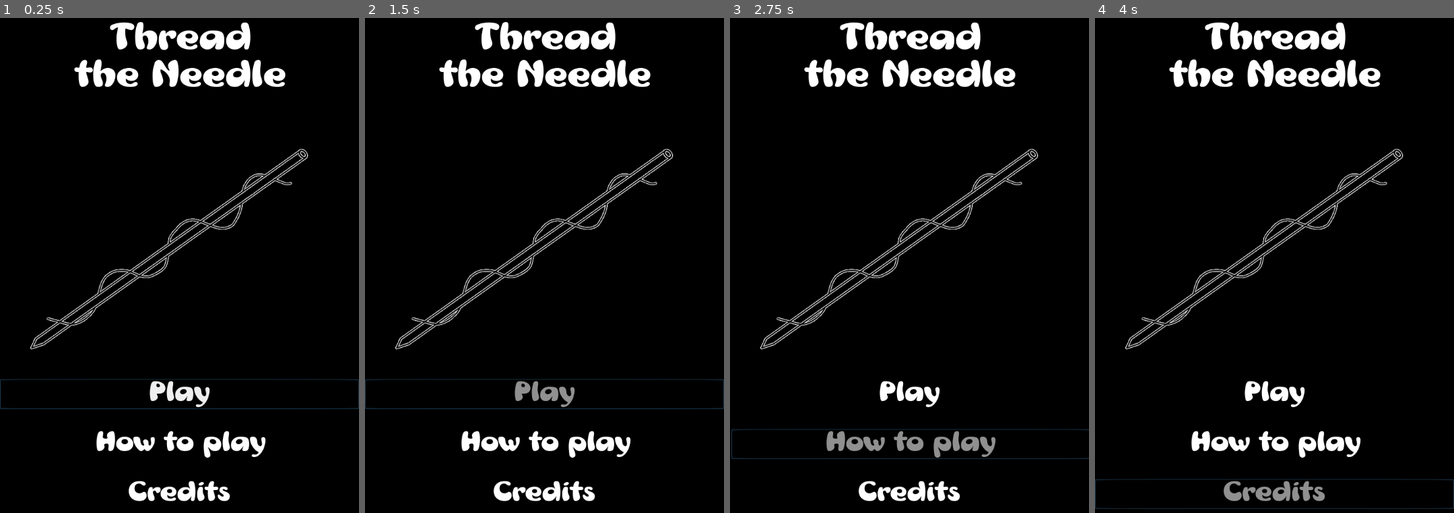
Above: before the commit, frames 1-4 (left to right).
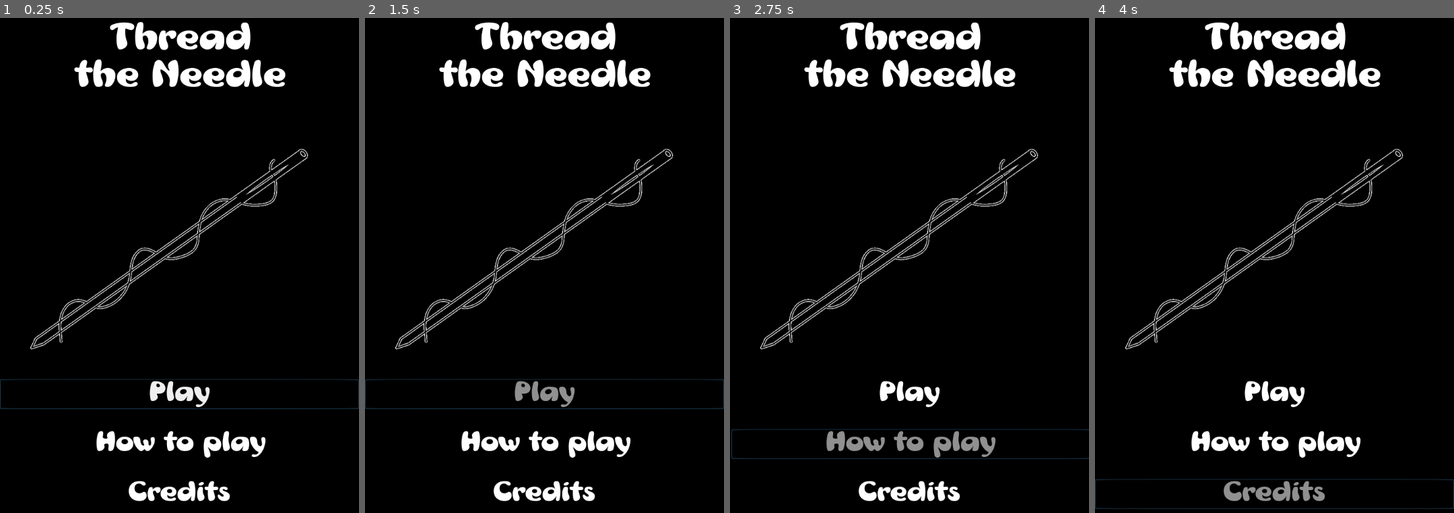
Above: after the commit, the same moments.

Repository: jhaydari72/DroptheBall1
Game: Godot game, scene res://Menu Screen/Menu Set Up .tscn
Same seed, same stepped clock (60 frames per second), same inputs: the game is played once before the commit and once after it.
Inputs:
- Up to frame 1 (0.25 s): no input
- Up to frame 2 (1.5 s): click "Play" at 0.5 s; click "Play" at 1.25 s
- Up to frame 3 (2.75 s): click "How to play" at 2 s
- Up to frame 4 (4 s): click "Credits" at 2.75 s; hold Right (ui_right) from 3.53 s (still down)

The runs differ from the first frame. In frame 1, 1.2% of the frame differs, in the area x 9-86%, y 26-67%; in frame 2, 1.2%; in frame 3, 1.2%; in frame 4, 1.2%.

Commit message:
hitbox added

Diff:
--- a/DroptheBall/BalloonPath.tscn
+++ b/DroptheBall/Balloon/BalloonPath.tscn
@@ -50,6 +50,8 @@
 animation = "idle"
 
 [node name="Area2D" type="Area2D" parent="PathFollow2D"]
+collision_layer = 2
+collision_mask = 2
 
 [node name="CollisionShape2D" type="CollisionShape2D" parent="PathFollow2D/Area2D"]
 position = Vector2( -33.926, 275.387 )
--- a/DroptheBall/Levels/Level1.tscn
+++ b/DroptheBall/Levels/Level1.tscn
@@ -4,7 +4,7 @@
 [ext_resource path="res://Pausemenu.tscn" type="PackedScene" id=2]
 [ext_resource path="res://Background and Walls/Black Box  (1).png" type="Texture" id=3]
 [ext_resource path="res://Player/Player.tscn" type="PackedScene" id=4]
-[ext_resource path="res://BalloonPath.tscn" type="PackedScene" id=5]
+[ext_resource path="res://Balloon/BalloonPath.tscn" type="PackedScene" id=5]
 [ext_resource path="res://Levels/Level1.gd" type="Script" id=6]
 [ext_resource path="res://.import/Background Music.wav-85c30afb3f3a1d713d43be8dc0cee7e1.sample" type="AudioStream" id=7]
 [ext_resource path="res://.import/Balloon_Pop.wav-d21e7a036e91c921d3136b3193d151e0.sample" type="AudioStream" id=8]
@@ -12,6 +12,7 @@
 [ext_resource path="res://Background and Walls/triangle3.png" type="Texture" id=10]
 [ext_resource path="res://Background and Walls/triangle2.png" type="Texture" id=11]
 [ext_resource path="res://Background and Walls/triangle (1).png" type="Texture" id=12]
+
 
 [sub_resource type="ConvexPolygonShape2D" id=1]
 points = PoolVector2Array( 64, 64, 0, 64, 0, 0, 64, 0 )
--- a/DroptheBall/Levels/Level2.tscn
+++ b/DroptheBall/Levels/Level2.tscn
@@ -3,7 +3,7 @@
 [ext_resource path="res://Background and Walls/Black Box  (1).png" type="Texture" id=1]
 [ext_resource path="res://Background and Walls/White Background.png" type="Texture" id=2]
 [ext_resource path="res://Player/Player.tscn" type="PackedScene" id=3]
-[ext_resource path="res://BalloonPath.tscn" type="PackedScene" id=4]
+[ext_resource path="res://Balloon/BalloonPath.tscn" type="PackedScene" id=4]
 [ext_resource path="res://Levels/Level2.gd" type="Script" id=5]
 [ext_resource path="res://Pausemenu.tscn" type="PackedScene" id=6]
 [ext_resource path="res://.import/Background Music.wav-85c30afb3f3a1d713d43be8dc0cee7e1.sample" type="AudioStream" id=7]
@@ -12,6 +12,7 @@
 [ext_resource path="res://Background and Walls/triangle3.png" type="Texture" id=10]
 [ext_resource path="res://Background and Walls/triangle2.png" type="Texture" id=11]
 [ext_resource path="res://Background and Walls/triangle (1).png" type="Texture" id=12]
+
 
 [sub_resource type="ConvexPolygonShape2D" id=1]
 points = PoolVector2Array( 64, 64, 0, 64, 0, 0, 64, 0 )
--- a/DroptheBall/Menu Screen/Menu Set Up .tscn
+++ b/DroptheBall/Menu Screen/Menu Set Up .tscn
@@ -54,6 +54,7 @@
 position = Vector2( 470.569, 569.875 )
 frames = SubResource( 1 )
 animation = "title"
+frame = 1
 playing = true
 
 [node name="Label" type="Label" parent="."]
--- /dev/null
+++ b/DroptheBall/Player/Hitbox.tscn
@@ -0,0 +1,12 @@
+[gd_scene load_steps=2 format=2]
+
+[sub_resource type="CapsuleShape2D" id=1]
+radius = 2.1239
+height = 9.8091
+
+[node name="Hitbox" type="Area2D"]
+collision_layer = 2
+collision_mask = 2
+
+[node name="CollisionShape2D" type="CollisionShape2D" parent="."]
+shape = SubResource( 1 )
--- a/DroptheBall/Player/Player.tscn
+++ b/DroptheBall/Player/Player.tscn
@@ -1,8 +1,9 @@
-[gd_scene load_steps=6 format=2]
+[gd_scene load_steps=7 format=2]
 
 [ext_resource path="res://Player/Player.gd" type="Script" id=1]
 [ext_resource path="res://Player/Needle.png" type="Texture" id=2]
 [ext_resource path="res://Player/needle2.png" type="Texture" id=3]
+[ext_resource path="res://Player/Hitbox.tscn" type="PackedScene" id=4]
 
 [sub_resource type="SpriteFrames" id=1]
 animations = [ {
@@ -34,4 +35,11 @@
 [node name="CollisionShape2D" type="CollisionShape2D" parent="Area2D"]
 position = Vector2( 0.569366, 15.7811 )
 shape = SubResource( 2 )
+
+[node name="Hitbox" parent="." instance=ExtResource( 4 )]
+
+[node name="CollisionShape2D" parent="Hitbox" index="0"]
+position = Vector2( 0.291992, 64.5297 )
 [connection signal="body_entered" from="Area2D" to="." method="_on_Area2D_body_entered"]
+
+[editable path="Hitbox"]
